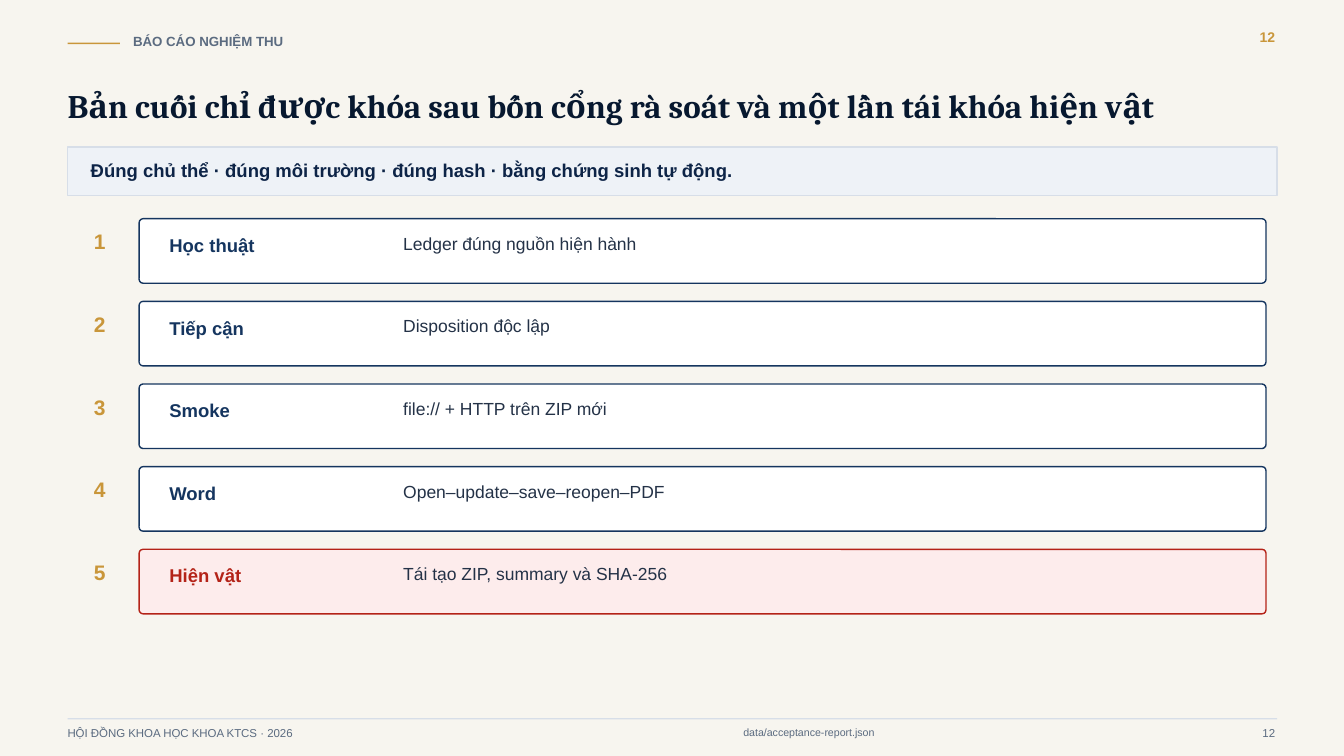
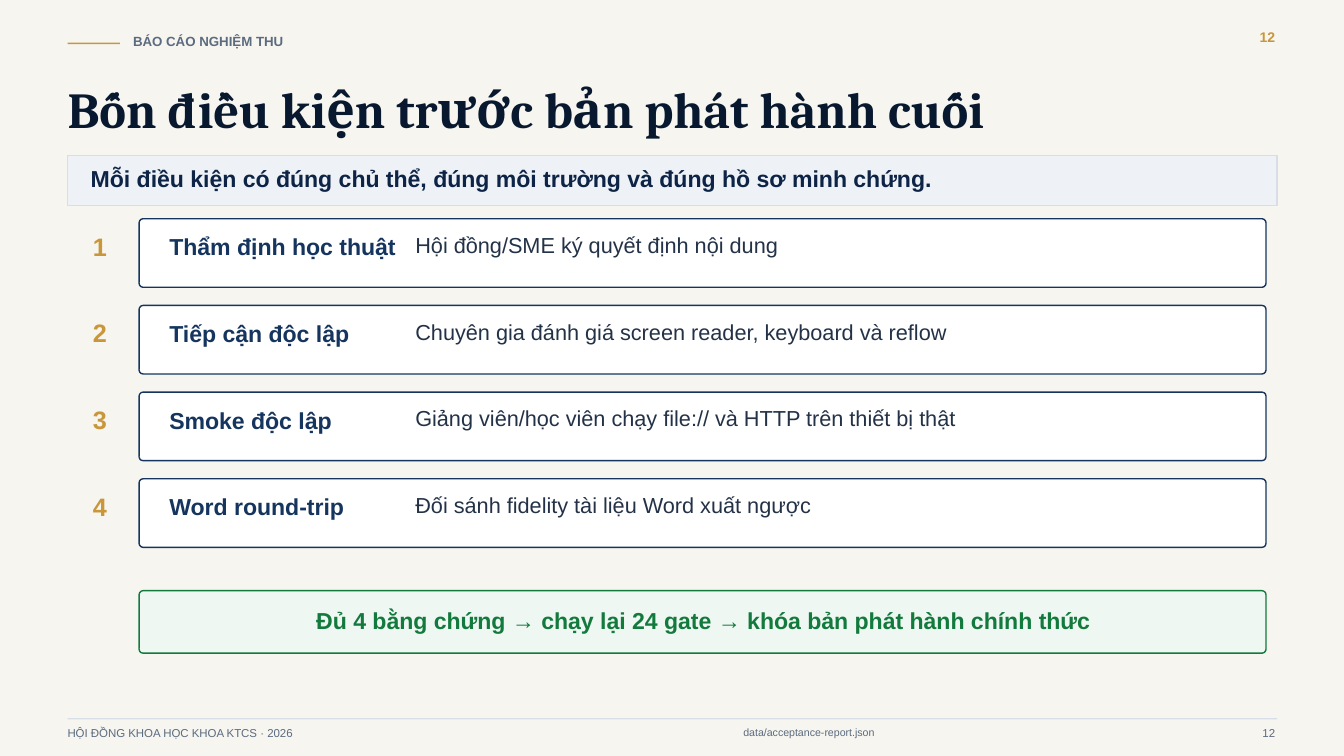
Before and after one commit to xuan2261/GiaoTrinhDienTu_CoHocLyThuyet, a slide deck: slide 12 of assets/designs/bao-cao-nghiem-thu-giao-trinh-dien-tu/bao-cao-nghiem-thu-giao-trinh-dien-tu.pptx. Drawn at 1344x756 pixels with LibreOffice and Linux fonts; fonts in the diff are those of the drawing. Boxes give left, top, right and bottom in pixels: in the first picture for what was removed or moved away, otherwise in the second. Text is boxed around its words. In the diff, an @@ line names an element or a change of style, - is before the commit and + after.

Commit message:
feat(presentation): harmonize 16-slide acceptance deck, web slides, and council handout
- Integrate 90-second system demo and Sim2 moment example into main deck
- Add A4 Council Handout Dossier formatted per Decree 30/2020/ND-CP
- Synchronize PPTX, PDF, Web Slides, Handout, and rehearsal scripts
- Fix font rendering on Windows and normalize PPTX package relationships
- Validate with 8/8 passing automated presentation contract tests

```diff
--- a/assets/designs/bao-cao-nghiem-thu-giao-trinh-dien-tu/bao-cao-nghiem-thu-giao-trinh-dien-tu.pptx
+++ b/assets/designs/bao-cao-nghiem-thu-giao-trinh-dien-tu/bao-cao-nghiem-thu-giao-trinh-dien-tu.pptx
@@ text at [645, 92, 877, 139]: text changed; size 23.5 to 36 pt @@
-Bản cuối chỉ được khóa sau bốn cổng rà soát và một lần tái khóa hiện vật
+Bốn điều kiện trước bản phát hành cuối
@@ rectangle: place and size @@
-rectangle at [68, 147, 1277, 196]
+rectangle at [68, 155, 1277, 206]
@@ text at [91, 169, 931, 192]: text changed; size 13.2 to 16.5 pt @@
-Đúng chủ thể · đúng môi trường · đúng hash · bằng chứng sinh tự động.
+Mỗi điều kiện có đúng chủ thể, đúng môi trường và đúng hồ sơ minh chứng.
@@ rounded rectangle: place and size @@
-rounded rectangle at [139, 219, 1266, 283]
+rounded rectangle at [139, 219, 1266, 287]
@@ text at [169, 237, 395, 259]: text changed; size 13.2 to 16.5 pt @@
-Học thuật
+Thẩm định học thuật
@@ text at [415, 236, 778, 258]: text changed; size 12.5 to 15.5 pt @@
-Ledger đúng nguồn hiện hành
+Hội đồng/SME ký quyết định nội dung
@@ rounded rectangle: place and size @@
-rounded rectangle at [139, 301, 1266, 366]
+rounded rectangle at [139, 306, 1266, 374]
@@ text at [169, 324, 349, 347]: text changed; size 13.2 to 16.5 pt @@
-Tiếp cận
+Tiếp cận độc lập
@@ text at [415, 324, 947, 345]: text changed; size 12.5 to 15.5 pt @@
-Disposition độc lập
+Chuyên gia đánh giá screen reader, keyboard và reflow
@@ text "3": place and size @@
-text "3" at [94, 400, 106, 415]
+text "3" at [93, 411, 107, 430]
@@ rounded rectangle: place and size @@
-rounded rectangle at [139, 384, 1266, 449]
+rounded rectangle at [139, 392, 1266, 461]
@@ text at [169, 411, 331, 434]: text changed; size 13.2 to 16.5 pt @@
-Smoke
+Smoke độc lập
@@ text at [415, 409, 955, 431]: text changed; size 12.5 to 15.5 pt @@
-file:// + HTTP trên ZIP mới
+Giảng viên/học viên chạy file:// và HTTP trên thiết bị thật
@@ proportions changed in 4 elements at [139, 219, 1266, 287], [139, 306, 1266, 374], [139, 392, 1266, 461], [139, 479, 1266, 547] @@
@@ rounded rectangle: place and size @@
-rounded rectangle at [139, 467, 1266, 531]
+rounded rectangle at [139, 479, 1266, 547]
@@ size 15 to 18 pt in 4 elements at [93, 238, 107, 256], [93, 324, 107, 342], [93, 411, 107, 430], [93, 498, 107, 516] @@
@@ text "4": place and size @@
-text "4" at [94, 482, 106, 497]
+text "4" at [93, 498, 107, 516]
@@ text at [169, 498, 344, 520]: text changed; size 13.2 to 16.5 pt @@
-Word
+Word round-trip
@@ text at [415, 496, 811, 518]: text changed; size 12.5 to 15.5 pt @@
-Open–update–save–reopen–PDF
+Đối sánh fidelity tài liệu Word xuất ngược
@@ text removed at [94, 565, 106, 580] @@
-5
@@ text removed at [169, 568, 241, 586] @@
-Hiện vật
@@ text removed at [403, 567, 667, 584] @@
-Tái tạo ZIP, summary và SHA-256
@@ rounded rectangle: place and size @@
-rounded rectangle at [139, 549, 1266, 614]
+rounded rectangle at [139, 591, 1266, 653]
@@ rounded rectangle at [139, 591, 1266, 653]: fill #FDECEC to #EEF7F2; outline #B42318 1 pt to #137A3D 1 pt; proportions changed @@
@@ text added at [316, 611, 1090, 634], 16.5 pt, text #137A3D, bold @@
+Đủ 4 bằng chứng → chạy lại 24 gate → khóa bản phát hành chính thức
```
Also in this commit, not shown: 11 other slides changed, 4 slides added, 4 slides removed, 23 other files.
